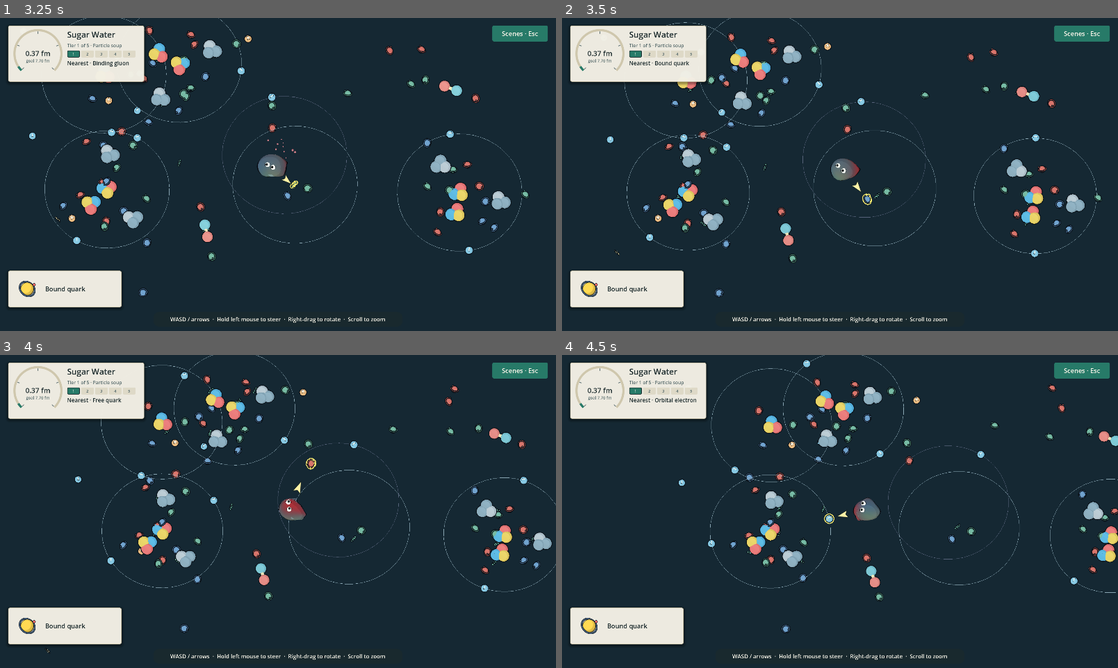
Above: before the commit, frames 1-4 (two rows, left to right).
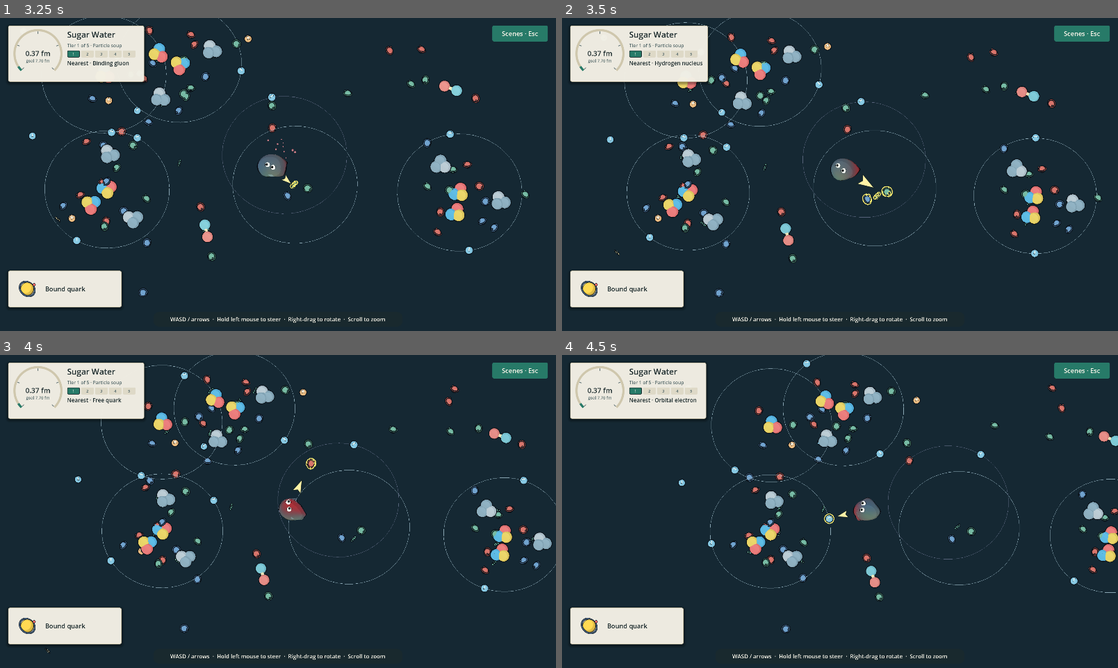
Above: after the commit, the same moments.

Repository: armantark/gray-goo
Game: Godot game, scene res://main.tscn
Same seed, same stepped clock (60 frames per second), same inputs: the game is played once before the commit and once after it.
Inputs (mouse positions are in pixels of both pictures, inside the frame that each line leads up to):
- Up to frame 1 (3.25 s): move the mouse to (400, 158) at 0.52 s; hold D (move_right) 0.53-1.25 s; click (400, 158) at 0.67 s; drag from (166, 190) to (250, 237) at 1.27 s; move the mouse to (333, 105) at 2.02 s; hold D (move_right) 2.03-2.75 s; drag from (250, 237) to (111, 127) at 2.77 s
- Up to frame 2 (3.5 s): no input
- Up to frame 3 (4 s): move the mouse to (444, 558) at 3.52 s; hold A (move_left) from 3.53 s (still down)
- Up to frame 4 (4.5 s): release A (move_left) at 4.25 s; drag from (673, 464) to (756, 433) at 4.27 s

Frame 1 is identical in both runs. In frame 2, 0.2% of the frame differs, in the area x 16-60%, y 2-58%; in frame 3, less than 0.1%; in frame 4, less than 0.1%.

Commit message:
Stop eaten composites from leaving invisible wholes behind
Some composites outlived everything they draw: an open star cluster stayed an edible, invisible target after its last star went, and a water molecule stayed one after its oxygen became an electron cloud whose electrons a size jump retired. Nuclei were all sized 0.8 whatever they held, and the hermit crab's 0.9 footprint stopped short of its shell, so size-based eating judged them by the wrong size.

A part now counts as visible only while its own model or one of its parts shows, and skateboards and star clusters, which draw nothing of their own, go with their last part like Sugar structures. A nucleus is as large as its packed nucleons, and the crab's origin sits between body and shell with a 1.0 footprint that covers both. The body check bites a part and then the whole in every level and requires nothing left behind; a new capture script photographs one composite per level before and after.

Diff:
--- /dev/null
+++ b/scripts/capture_composites.gd
@@ -0,0 +1,84 @@
+extends SceneTree
+
+# Photographs one composite per level: untouched, after the goo eats one part by contact, and
+# after it eats the whole. The goo leaves the frame before each photo, so anything left behind
+# shows. Output: --output=<dir>. Run muted with --audio-driver Dummy.
+
+const SUBJECTS := [
+	{"whole": "Water molecule · H2O", "part": "Hydrogen atom"},
+	{"whole": "Coral head", "part": "Living coral branch"},
+	{"whole": "Skater", "part": "Skateboard"},
+	{"whole": "Spiral galaxy", "part": "Spiral arm"},
+]
+var _output := "res://builds/composites"
+var _game: Node3D
+var _marker := Node3D.new()
+
+func _initialize() -> void:
+	call_deferred("_run")
+
+func _run() -> void:
+	for arg in OS.get_cmdline_user_args():
+		if arg.begins_with("--output="):
+			_output = arg.trim_prefix("--output=")
+	DirAccess.make_dir_recursive_absolute(_output)
+	_game = load("res://main.tscn").instantiate()
+	root.add_child(_game)
+	current_scene = _game
+	for level in SUBJECTS.size():
+		_game.start_level(level)
+		_game.add_child(_marker)
+		var whole := _find(SUBJECTS[level].whole)
+		var part := _find(SUBJECTS[level].part, whole)
+		await _shot(level, whole, "0-untouched")
+		await _eat(part, part.radius / GameWorld.EAT_MARGIN * 1.05)
+		_check(not part.active and whole.active, "level %d part eaten, whole left" % level)
+		await _shot(level, whole, "1-part-eaten")
+		await _eat(whole, whole.radius / GameWorld.EAT_MARGIN * 1.05)
+		_check(not whole.active, "level %d whole eaten" % level)
+		await _shot(level, whole, "2-whole-eaten")
+		_game.remove_child(_marker)
+	print("COMPOSITE_CAPTURE_DONE")
+	_marker.free()
+	_game._shutdown()
+
+func _find(title: String, whole: Food = null) -> Food:
+	for food in _game.world.foods:
+		if food.title == title and (whole == null or whole.is_ancestor_of(food)):
+			return food
+	push_error("COMPOSITE_CAPTURE_FAIL no " + title)
+	return null
+
+# Sets the goo down on the food, so the game's own contact rule decides what it eats.
+func _eat(food: Food, radius: float) -> void:
+	_marker.global_position = food.global_position
+	_place_goo(food.center(), maxf(radius, _game.goo.radius))
+	# Meals fly into this goo, so it stays until they land.
+	await create_timer(0.6).timeout
+
+func _shot(level: int, whole: Food, name: String) -> void:
+	if whole.active:
+		_marker.global_position = whole.global_position
+	# The goo waits outside the frame so it cannot cover leftovers.
+	_place_goo(_marker.global_position + Vector3(_game.rig._view_size * 2.0, 0, 0), _game.goo.radius)
+	_game.rig.subject = _marker
+	await create_timer(0.8).timeout
+	# The game widens the view as the goo grows; zoom frames the composite instead.
+	_game.rig.zoom = whole.radius * 5.0 / _game.rig._target_view
+	_game.rig._view_size = _game.rig._target_view
+	await create_timer(0.2).timeout
+	await RenderingServer.frame_post_draw
+	root.get_texture().get_image().save_png(_output.path_join("level-%d-%s.png" % [level, name]))
+
+func _place_goo(at: Vector3, radius: float) -> void:
+	var body_script: Script = _game.goo.get_script()
+	_game.goo.free()
+	_game.goo = body_script.new()
+	_game.add_child(_game.goo)
+	_game.goo.configure(at, radius, _game.world.get_ground_height, _game.world.get_obstacles, _game.world.field)
+	_game._volume = maxf(_game._volume, pow(radius, 3.0))
+	_game.world.player_radius = radius
+
+func _check(condition: bool, label: String) -> void:
+	if not condition:
+		push_error("COMPOSITE_CAPTURE_FAIL " + label)
--- a/scripts/check_bodies.gd
+++ b/scripts/check_bodies.gd
@@ -67,12 +67,7 @@
 		game.start_level(1)
 		game._switch_body(kind)
 		var edge_start := Vector3(game.world.field.end.x - initial_radius * 2.0, 0.0, 0.0)
-		var body_script: Script = game.goo.get_script()
-		game.goo.free()
-		game.goo = body_script.new()
-		game.add_child(game.goo)
-		game.goo.configure(edge_start, initial_radius, game.world.get_ground_height, game.world.get_obstacles, game.world.field)
-		game.rig.subject = game.goo
+		_place_body(game, edge_start, initial_radius)
 		Input.action_press("move_right")
 		var grounded := true
 		var bounded := true
@@ -87,6 +82,9 @@
 		_check(bounded, kind + " skin stays inside field")
 		_check_eat_rule(game, kind)
 		print("BODY_CASE ", kind, " radius=", game.goo.radius, " position=", game.goo.global_position)
+	_check_composite_meals(game)
+	_check_empty_wholes(game)
+	_check_footprints(game)
 	game.free()
 	Engine.time_scale = 1.0
 	print("BODY_CHECK_OK=", _valid, " checks=", _checks)
@@ -115,6 +113,128 @@
 		func(obstacle: Dictionary) -> bool: return obstacle.center == large.global_position)
 	_check(touched and large.active and solid, kind + " larger object blocks")
 
+# Parts act as their own food until the goo eats the whole, and the whole then takes every
+# surviving part once. Each case bites one part and then the whole by contact, in every level.
+func _check_composite_meals(game: Node3D) -> void:
+	for case in [[0, "Water molecule · H2O", "Hydrogen atom"], [1, "Coral head", "Living coral branch"],
+			[1, "Hermit crab", "Hermit crab shell"], [2, "Skater", "Skateboard"], [3, "Spiral galaxy", "Spiral arm"]]:
+		game.start_level(case[0])
+		var whole := _find(game, case[1])
+		var part := _find(game, case[2], whole)
+		var total := _level_volume(game)
+		_bite(game, part)
+		_check(not part.active and whole.active, case[2] + " is eaten apart from its " + case[1])
+		_bite(game, whole)
+		var left := _descendants(whole).filter(func(food: Food) -> bool: return food.active or food.is_visible_in_tree())
+		_check(not whole.active and not whole.is_visible_in_tree() and left.is_empty(), case[1] + " leaves no active or visible parts")
+		_check(is_equal_approx(_level_volume(game), total), case[1] + " counts each part's growth once")
+		print("COMPOSITE_CASE ", case[1], " parts=", _descendants(whole).size(), " left=", left.size())
+
+# A whole that draws nothing of its own goes with its last part instead of staying an invisible meal.
+func _check_empty_wholes(game: Node3D) -> void:
+	game.start_level(3)
+	var cluster: Food
+	for food in game.world.foods:
+		if food.title == "Open star cluster" and food.radius > game.goo.radius * GameWorld.EAT_MARGIN:
+			cluster = food
+			break
+	for star in cluster.parts:
+		if star.active:
+			_bite(game, star)
+	_check(not cluster.active, "an open star cluster goes with its last star")
+	# An atom whose nucleus is eaten shows only its electrons; after a size jump retires them as
+	# detail, it no longer holds its molecule on screen, so the last hydrogen takes the water.
+	game.start_level(0)
+	var water := _find(game, "Water molecule · H2O")
+	var oxygen := _find(game, "Oxygen atom", water)
+	var total := _level_volume(game)
+	game._eat(_find(game, "Oxygen nucleus", oxygen))
+	_place_body(game, game.goo.global_position, float(game.world.config.jumps[2].radius))
+	_settle(game)
+	for atom in water.parts:
+		if atom.active and atom != oxygen:
+			game._eat(atom)
+	_check(not water.active and not oxygen.active, "water goes with its last visible atom, taking the electron cloud")
+	_check(is_equal_approx(_level_volume(game), total), "water counts its electron cloud once")
+
+# Size decides edibility, so these composites' footprints are what they draw.
+func _check_footprints(game: Node3D) -> void:
+	var worst := {}
+	for level in [0, 1]:
+		game.start_level(level)
+		for food in game.world.foods:
+			if food.title.ends_with(" nucleus") or food.title == "Hermit crab":
+				var drawn := _drawn_reach(food)
+				if absf(food.radius / drawn - 1.0) >= absf(worst.get(food.title, [1.0])[0] - 1.0):
+					worst[food.title] = [food.radius / drawn, food.radius, drawn]
+	for title in worst:
+		_check(absf(worst[title][0] - 1.0) < 0.12, "%s footprint %.3f matches its drawn %.3f" % [title, worst[title][1], worst[title][2]])
+
+func _find(game: Node3D, title: String, whole: Food = null) -> Food:
+	for food in game.world.foods:
+		if food.title == title and (whole == null or whole.is_ancestor_of(food)):
+			return food
+	push_error("BODY_CHECK_FAIL no " + title)
+	return null
+
+func _descendants(food: Food) -> Array[Food]:
+	var result: Array[Food] = []
+	for part in food.parts:
+		result.append(part)
+		result.append_array(_descendants(part))
+	return result
+
+# Growth held by the goo plus growth still on the field; meals move it, never create or lose it.
+func _level_volume(game: Node3D) -> float:
+	var result: float = game._volume
+	for food in game.world.foods:
+		if food.parent_food == null:
+			result += food.remaining_volume()
+	return result
+
+# Sets a goo just large enough to eat the food down on it; the game's contact rule decides the meal.
+func _bite(game: Node3D, food: Food) -> void:
+	var radius := maxf(float(game.world.config.initial_radius), food.radius / GameWorld.EAT_MARGIN * 1.05)
+	_place_body(game, food.center(), radius)
+	game._physics_process(1.0 / 60.0)
+	_settle(game)
+
+# Lets meals land and scene motion, including detail changes after a size jump, catch up.
+func _settle(game: Node3D) -> void:
+	for tick in 30:
+		game._physics_process(1.0 / 60.0)
+		game.world._physics_process(1.0 / 60.0)
+		for food in game.world.foods:
+			if food.is_physics_processing():
+				food._physics_process(1.0 / 60.0)
+
+func _place_body(game: Node3D, at: Vector3, radius: float) -> void:
+	var body_script: Script = game.goo.get_script()
+	game.goo.free()
+	game.goo = body_script.new()
+	game.add_child(game.goo)
+	game.goo.configure(at, radius, game.world.get_ground_height, game.world.get_obstacles, game.world.field)
+	game.rig.subject = game.goo
+
+# Farthest horizontal reach of the food's own model and its parts' models, from its origin.
+func _drawn_reach(food: Food) -> float:
+	var reach := _mesh_reach(food, food.visual)
+	for part in food.parts:
+		reach = maxf(reach, _mesh_reach(food, part.visual))
+	return reach
+
+func _mesh_reach(food: Food, node: Node) -> float:
+	var reach := 0.0
+	if node is MeshInstance3D:
+		var local: Transform3D = food.global_transform.affine_inverse() * node.global_transform
+		for surface in node.mesh.get_surface_count():
+			for vertex in node.mesh.surface_get_arrays(surface)[Mesh.ARRAY_VERTEX]:
+				var point: Vector3 = local * vertex
+				reach = maxf(reach, Vector2(point.x, point.z).length())
+	for child in node.get_children():
+		reach = maxf(reach, _mesh_reach(food, child))
+	return reach
+
 func _food_at_body(game: Node3D, volume: float) -> Food:
 	var at: Vector3 = game.goo.global_position
 	var food: Food = game.world._add_food("plankton", Vector2(at.x, at.z), game.goo.radius * 0.25, volume, "Body canary contact fixture")
--- a/src/food.gd
+++ b/src/food.gd
@@ -122,9 +122,14 @@
 
 func _last_visible_part(except: Food) -> bool:
 	for part in parts:
-		if is_instance_valid(part) and part.active and not part.detail_hidden and part != except:
+		if is_instance_valid(part) and part != except and part._shows():
 			return false
 	return true
+
+# A disassembled container, such as an electron cloud, shows only through its parts, so once a
+# size jump retires those parts as detail it no longer keeps its own whole on screen.
+func _shows() -> bool:
+	return active and not detail_hidden and (visual.visible or not _last_visible_part(null))
 
 func meal_color() -> Color:
 	var total := volume
--- a/src/levels/cosmic_web.gd
+++ b/src/levels/cosmic_web.gd
@@ -137,6 +137,8 @@
 	nebula.rotation = Vector3.ZERO
 	_nonblocking(nebula)
 	var cluster := _whole(Vector2.ZERO, size * 0.82, 0.0165, "Open star cluster", 1, nebula)
+	# The cluster draws nothing but its stars, so it goes with the last one.
+	cluster.collect_when_empty = true
 	for star_index in range(9):
 		var lobe := Vector2(-0.28, 0.13) if star_index < 6 else Vector2(0.34, -0.22)
 		var scatter := Vector2(world._rng.randfn(0, 0.2), world._rng.randfn(0, 0.14))
--- a/src/levels/skatepark.gd
+++ b/src/levels/skatepark.gd
@@ -115,6 +115,8 @@
 	var board := _world._add_food("", at, 1.18 * BOARD_SCALE, 0.02, "Skateboard", false, 1, parent)
 	board.rotation.y = 0.0
 	board.height = 0.5 * BOARD_SCALE
+	# The board draws nothing of its own, so it goes with its last deck, truck, or wheel.
+	board.collect_when_empty = true
 	var deck := _world._add_food("board", Vector2.ZERO, 1.15 * BOARD_SCALE, 0.015, "Skate deck", false, 1, board, 0.22 * BOARD_SCALE)
 	deck.rotation.y = 0.0
 	for axle in [-1.0, 1.0]:
--- a/src/levels/sugar_water.gd
+++ b/src/levels/sugar_water.gd
@@ -170,7 +170,9 @@
 	return atom
 
 func _nucleus(atom: Food, protons: int, neutrons: int) -> Food:
-	var nucleus := _whole(Vector2.ZERO, 0.8, ELEMENTS[protons] + " nucleus", 2, atom)
+	# The footprint is the packed nucleons it draws, so a hydrogen nucleus is as large as its one proton.
+	var reach := sqrt(float(protons + neutrons - 1)) * NUCLEON_RADIUS * 0.86 + NUCLEON_RADIUS
+	var nucleus := _whole(Vector2.ZERO, reach, ELEMENTS[protons] + " nucleus", 2, atom)
 	nucleus.set_meta("protons", protons)
 	nucleus.set_meta("neutrons", neutrons)
 	_nuclei.append(nucleus)
--- a/src/levels/tide_pool.gd
+++ b/src/levels/tide_pool.gd
@@ -150,12 +150,16 @@
 	for refuge in refuges:
 		var angle := _world._rng.randf_range(-PI, PI)
 		var at: Vector2 = refuge * HABITAT_SCALE + Vector2(_world._rng.randf_range(-1.2, 1.2), _world._rng.randf_range(-1.2, 1.2))
-		var crab := _world._add_food("", at, 0.9, 0.22, "Hermit crab", false, 2)
+		# The crab's origin sits between its body and the shell it drags, so its 1.0 footprint
+		# circle hugs both instead of reaching past the body to cover the shell.
+		var crab := _world._add_food("", at, 1.0, 0.22, "Hermit crab", false, 2)
 		crab.context_whole = _rim
 		crab.loose_reason = "The hermit crab forages between the pool's coral heads."
 		crab.rotation.y = angle
-		crab.visual.add_child(Art.model("crab_body", 0.72))
-		var shell := _world._add_food("hermit_shell", Vector2(0.0, -0.776), 0.475, 0.035, "Hermit crab shell", false, 1, crab)
+		var body := Art.model("crab_body", 0.72)
+		crab.visual.add_child(body)
+		body.position.z = 0.22
+		var shell := _world._add_food("hermit_shell", Vector2(0.0, -0.556), 0.475, 0.035, "Hermit crab shell", false, 1, crab)
 		shell.rotation.y = 0.0
 		crab.part_consumed.connect(_crab_changed.bind(crab))
 		_animals.append({"food": crab, "home": crab.position, "pace": _world._rng.randf_range(0.16, 0.27), "range": 2.3, "phase": angle, "kind": "walk"})
Not shown, added: scripts/capture_composites.gd.uid
Not shown, changed: memory-bank/papercuts.md
Not shown, changed: memory-bank/progress.md
Not shown, changed: memory-bank/specs/hand-placed-levels-and-feel/04-clean-composite-pickups.md
Not shown, changed: memory-bank/systemPatterns.md
